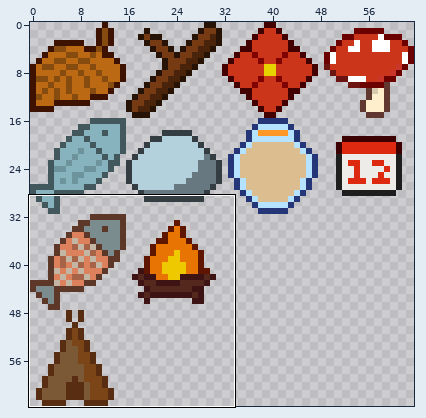
Two versions of one pixel-art sprite, assets/ui/inventory.png. Above: a wide view before the commit, with the close-up outlined.
Close-up. Before the commit:
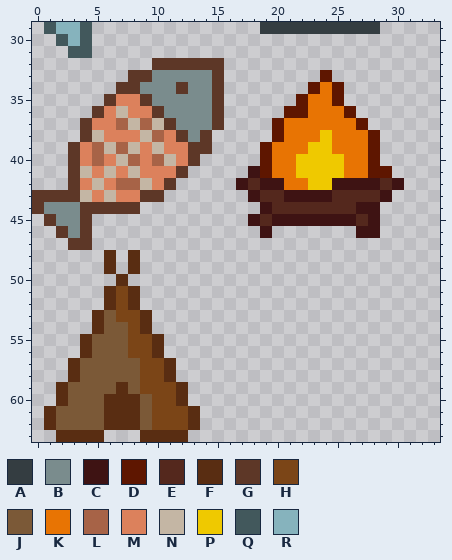
The file is 64x64 pixels. Colours within 5 levels of each other are drawn and written as one. Shown: x 0..33, y 29..63.
Palette (. is transparent): A #343d41  B #7a8c8d  C #3e1313  D #5e1600  E #54281d  F #592d12  G #5d3727  H #7b4517  J #7b5937  K #e87403  L #a76347  M #dc815c  N #c4b6a4  P #efc900  Q #42585c  R #86b3bd
Pixels before, first column x 0:
29 .QRRQ..............AAAAAAAAAA..
30 ..QRQ..........................
31 ...QQ..........................
32 ..........GGGGGG...............
33 ........GGBBBBBG........D......
34 .......GGBBBGBBG.......DKD.....
35 ......GMMGBBBBBG......DKKD.....
36 .....GMNMMGBBBBG.....DDKKKD....
37 ....GMMLNLNGBBBG....DKKKKKKD...
38 ....GNMMMNLMGBG.....DKKKPKKKD..
39 ...GMLNLNMNMMGG....DKKKPPKKKD..
40 ...GMLMNLMLNMG.....DKKPPPPKKD..
41 ...GNMNMNMMMG.....CDKKPPPPKKDD.
42 ...GMNMLLNMG.....CECCKKPPCCCCEC
43 GGGGNMNMMGG.......CEECCCCEEEEC.
44 GBBBGGGGG..........CEEEEEEECC..
45 .GBBG.............CECCCCCCCEC..
46 ..GBG..............C.......CC..
47 ...GG..........................
48 ......F.F......................
49 ......F.F......................
50 .......F.......................
51 ......FHF......................
52 ......FHF......................
53 .....FJHHF.....................
54 .....FJJHF.....................
55 ....FJJJHHF....................
56 ....FJJJHHF....................
57 ...FJJJJJHHF...................
58 ...FJJJJJHHF...................
59 ..FJJJJFJHHHF..................
60 ..FJJJFFFJHHF..................
61 .FJJJJFFFJHHHF.................
62 .FJJJJFFFJHHHF.................
63 ..FFFF...FFFF..................
The result:
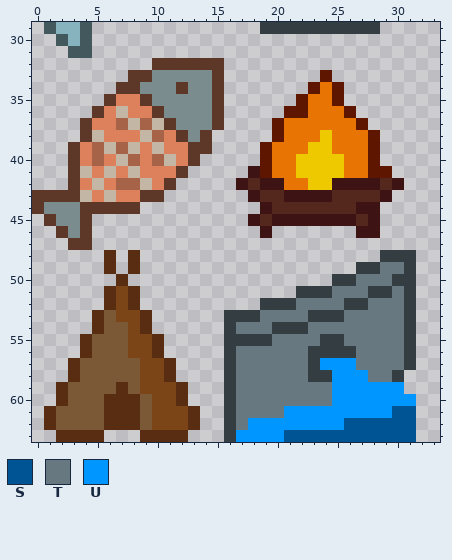
Colours new in this view: S #005493  T #677880  U #0096ff
Changes in this commit:
{"y":48,"x":29,"old":"...","new":"AAA"}
{"y":49,"x":27,"old":".....","new":"AATTA"}
{"y":50,"x":25,"old":".......","new":"AATTTAA"}
{"y":51,"x":22,"old":"..........","new":"AAATTTAATA"}
{"y":52,"x":19,"old":".............","new":"AAATTTTAATTTA"}
{"y":53,"x":16,"old":"................","new":"AAATTTTAAATTTTTA"}
{"y":54,"x":16,"old":"................","new":"ATTTAAATTTTTTTTA"}
{"y":55,"x":16,"old":"................","new":"AAAATTTTAATTTTTA"}
{"y":56,"x":16,"old":"................","new":"ATTTTTTAAAATTTTA"}
{"y":57,"x":16,"old":"................","new":"ATTTTTTAUUUTTTTA"}
{"y":58,"x":16,"old":"...............","new":"ATTTTTTAAUUUTTA"}
{"y":59,"x":16,"old":"...............","new":"ATTTTTTTTUUUUUU"}
{"y":60,"x":16,"old":"................","new":"ATTTTTTTTUUUUUUU"}
{"y":61,"x":16,"old":"................","new":"ATTTTUUUUUUUUUSS"}
{"y":62,"x":16,"old":"................","new":"ATUUUUUUUUSSSSSS"}
{"y":63,"x":16,"old":"................","new":"AUUUUSSSSSSSSSSS"}
{"label":"added","picture_box":[224,250,416,442]}
